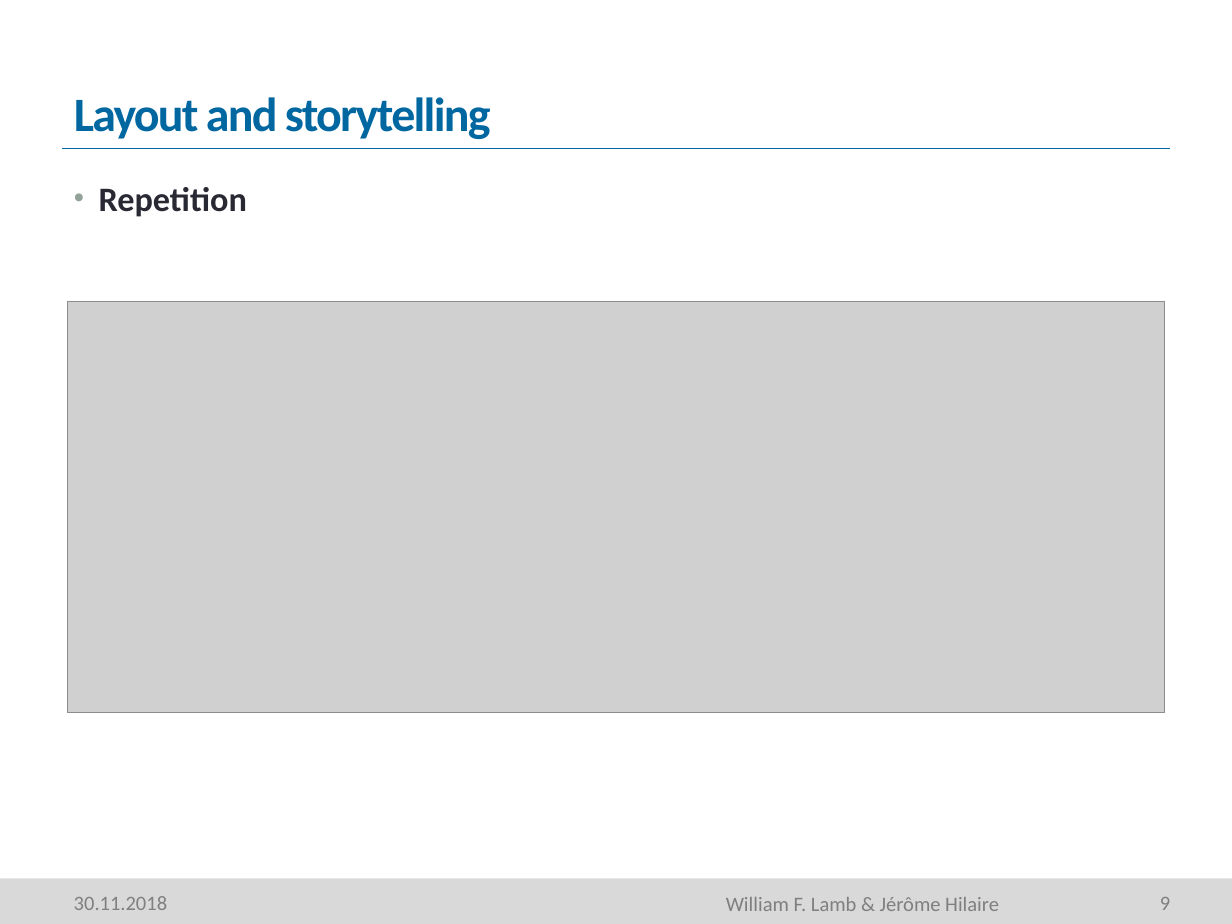
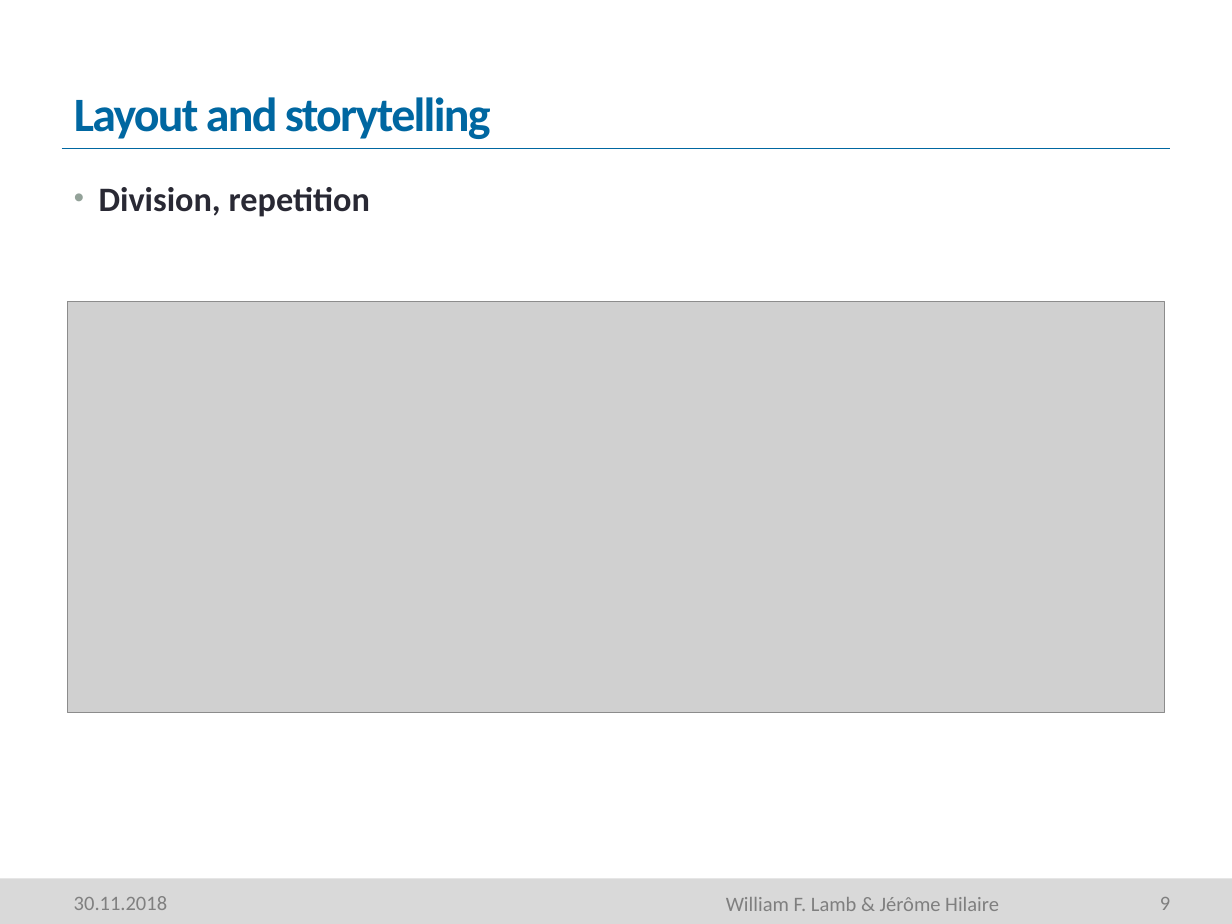
Before and after one commit to mcc-apsis/figures, a slide deck: slide 9 of Resources/Seminar part 1.pptm. Drawn at 1232x924 pixels with LibreOffice and Linux fonts; fonts in the diff are those of the drawing; grey boxes stand for pictures; background and template pictures are left out. Boxes give left, top, right and bottom in pixels: in the first picture for what was removed or moved away, otherwise in the second. Text is boxed around its words. In the diff, an @@ line names an element or a change of style, - is before the commit and + after.

```diff
--- a/Resources/Seminar part 1.pptm
+++ b/Resources/Seminar part 1.pptm
@@ text at [99, 187, 370, 217]: text changed @@
-• Repetition
+• Division, repetition
```
Also in this commit, not shown: 12 other slides changed, 9 slides added, 1 slide removed, 5 other files.
